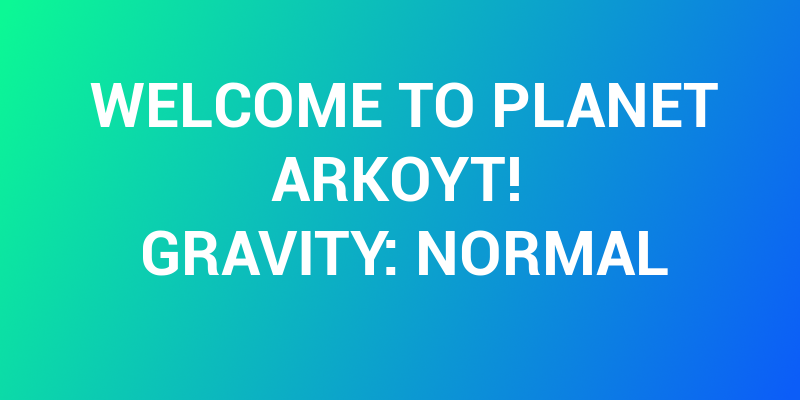
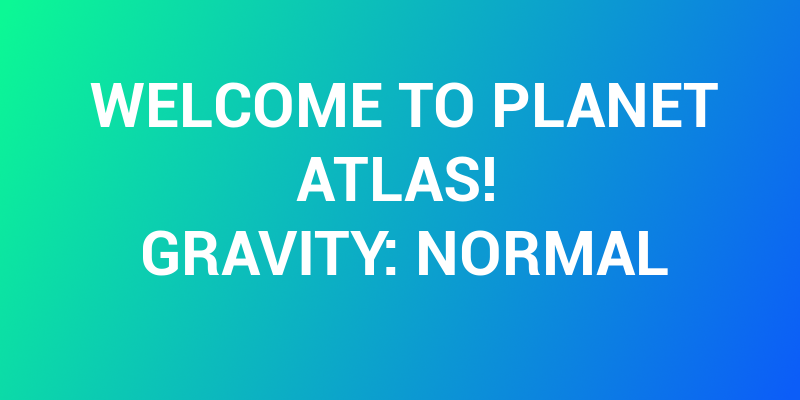
Before/after of a 800px x 400px layered artwork. What changed in the layer stack:
renamed "WELCOME TO PLANET ARKOYT! ..." to "WELCOME TO PLANET ATLAS! ...", painted on it over <box>271,156,519,202</box>
